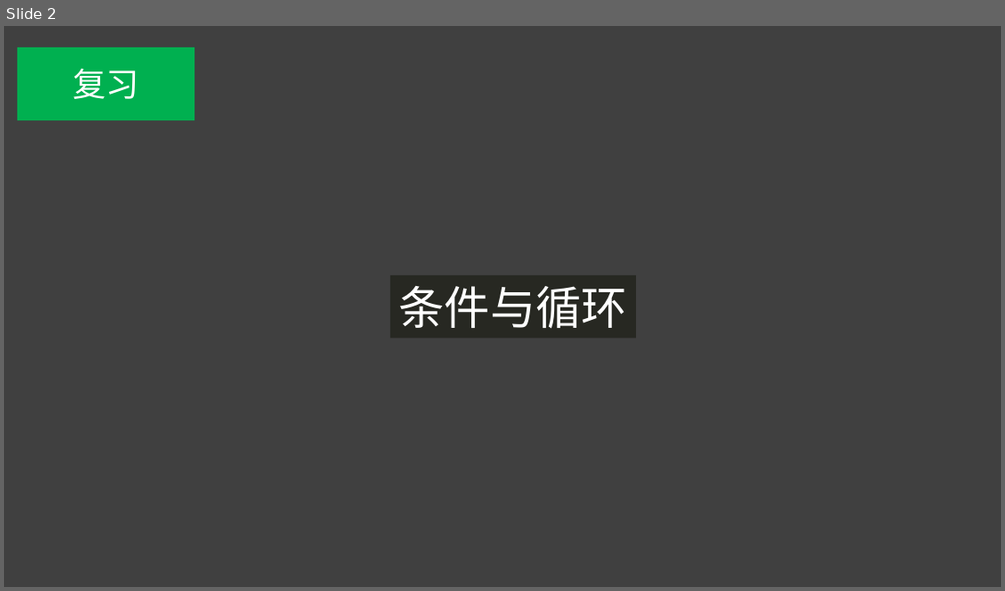
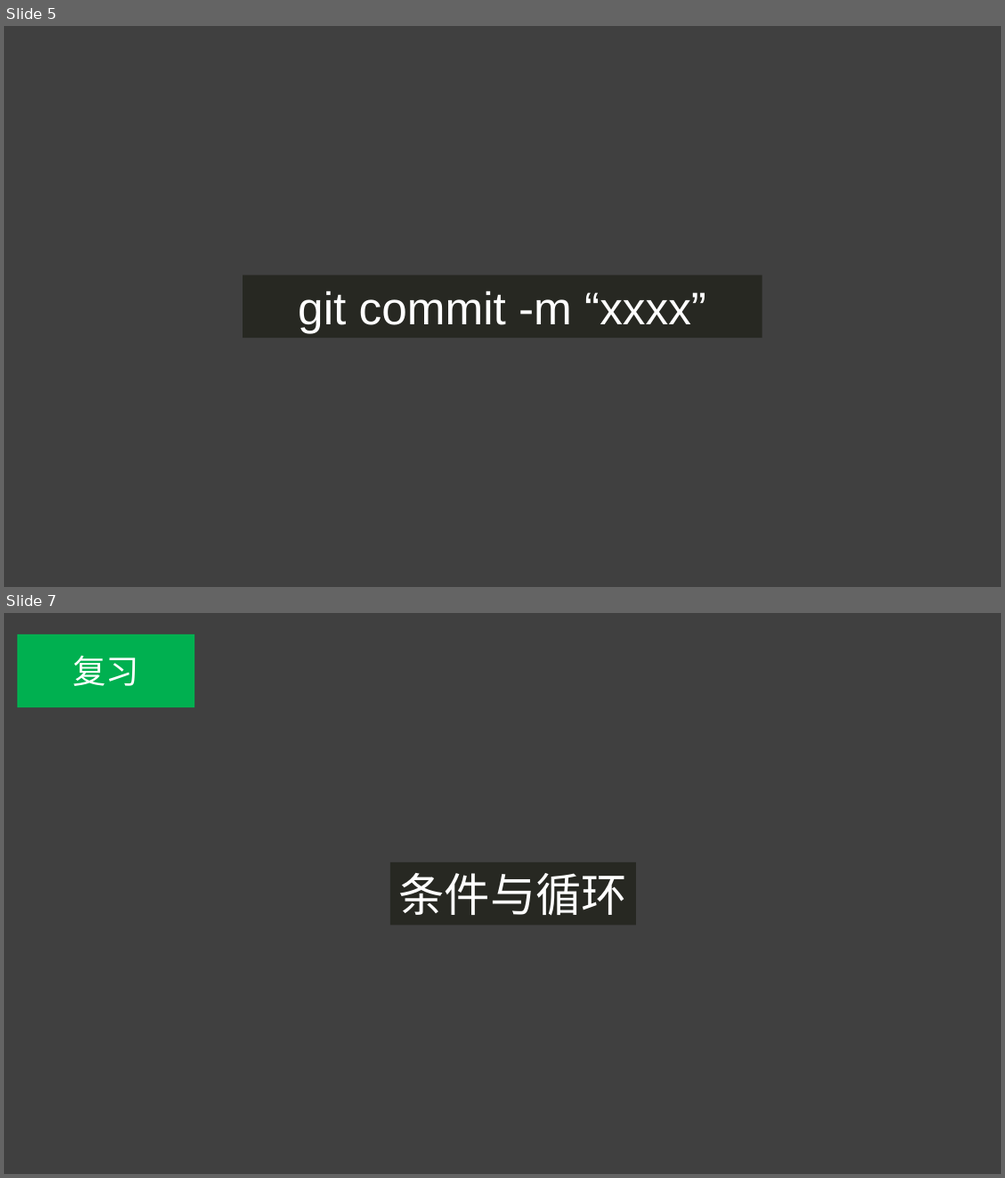
Before and after one commit to youngcubingprogramer/qiyuPython, a slide deck: class2/第二课 .pptx. Shown one above the other, each under a label of ours: slide 2 before the commit, slides 5 and 7 after it; the slides between them are not shown. The pictures are 1005x591 and 1005x1178 pixels, drawn with LibreOffice and Linux fonts; fonts in the diff are those of the drawing. Boxes give left, top, right and bottom in pixels: in the first picture for what was removed or moved away, otherwise in the second. Text is boxed around its words. In the diff, an @@ line names an element or a change of style, - is before the commit and + after.

```diff
--- a/class2/第二课 .pptx
+++ b/class2/第二课 .pptx
@@ slide 5 added at <box>4,26,1001,587</box>, background #404040 @@
@@ rectangle added at <box>243,275,762,338</box>, fill #272822, 44 pt, text #FFFFFF @@
+git commit -m “xxxx”
@@ what was slide 2 is now slide 7 @@
```
Also in this commit, not shown: 1 slide changed, 4 other slides added.
